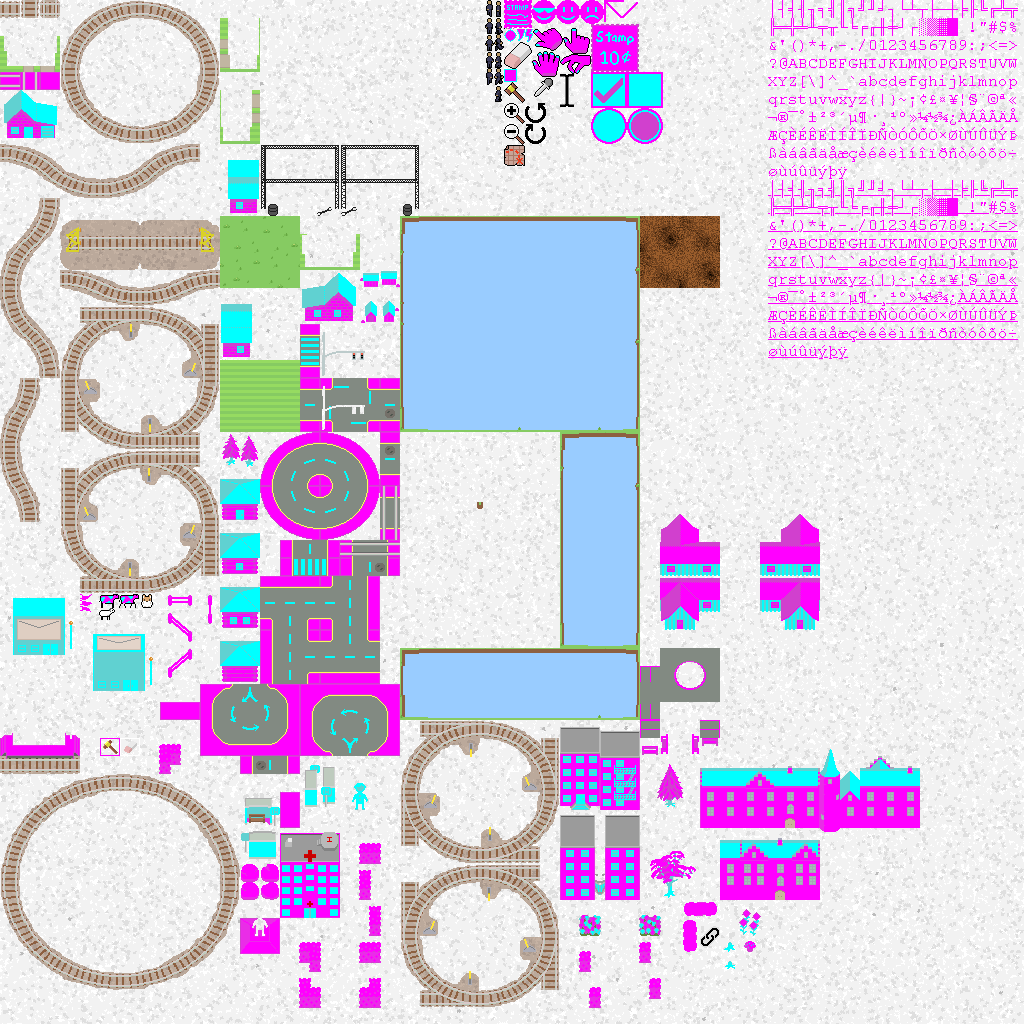
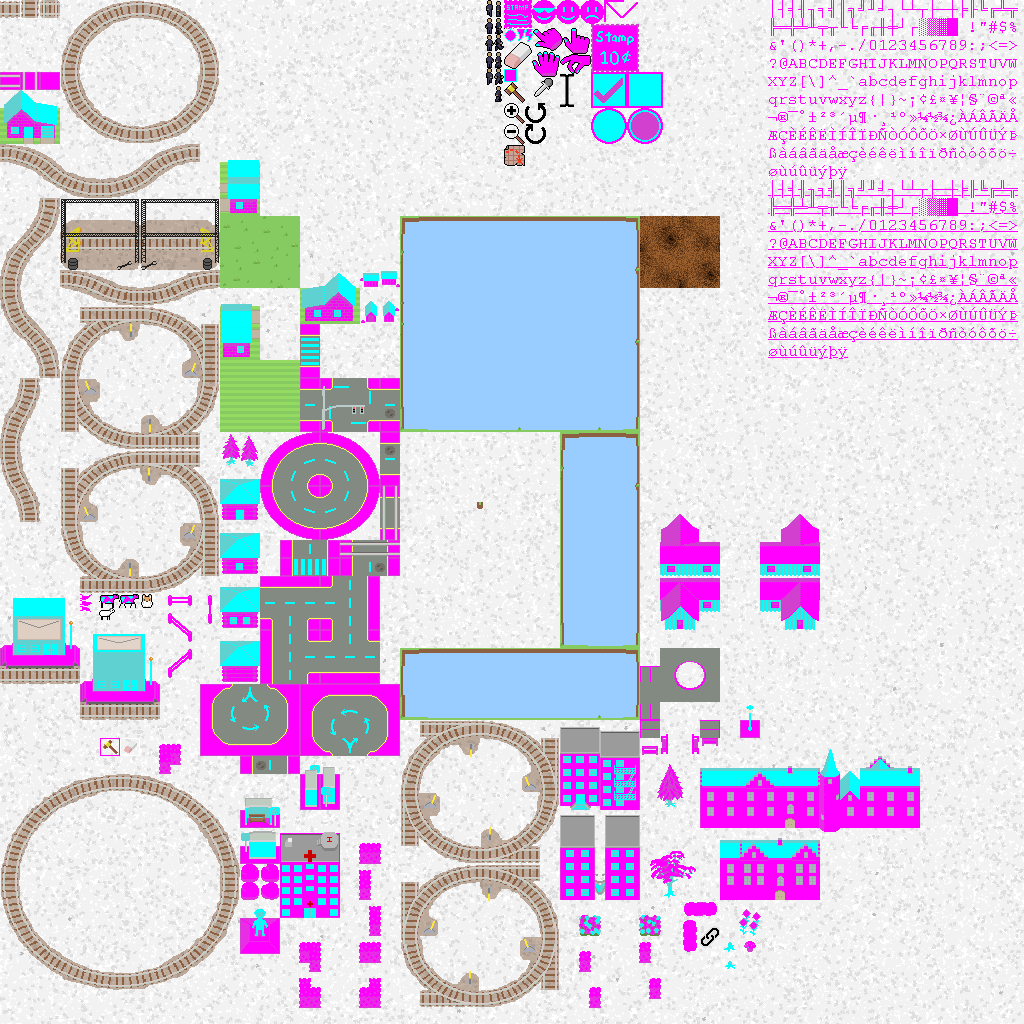
Comparing the layer stacks of the two 1024 × 1024 images. Changes:
renamed "Pasted Layer #2" to "Layer #2", hid it, painted on it over [0, 18, 760, 936]
removed layer "base.png copy" over [0, 18, 760, 936]
added group "Layer Group" with 4 layers over [0, 18, 760, 936]
added layer "Pasted Layer #3" in group "Layer Group" over [0, 18, 760, 936]
moved "Layer" into group "Layer Group" over [0, 18, 760, 936]
moved "Layer #1" into group "Layer Group" over [0, 18, 760, 936]
moved "Pasted Layer" into group "Layer Group", painted on it over [0, 18, 419, 936]
